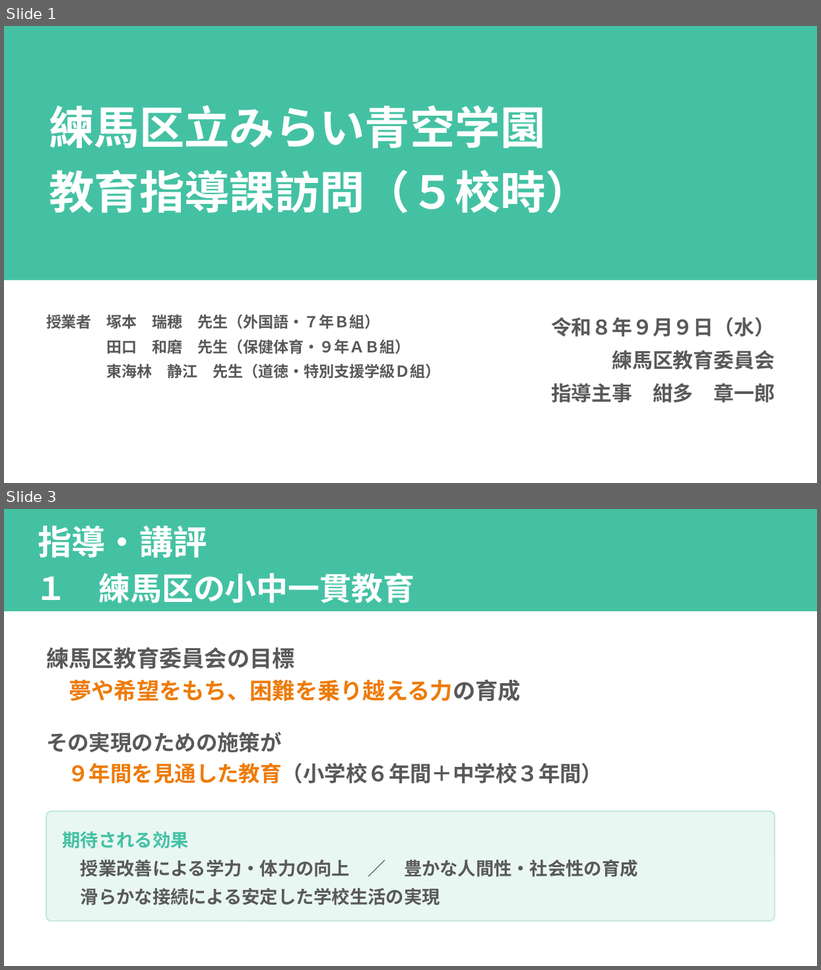
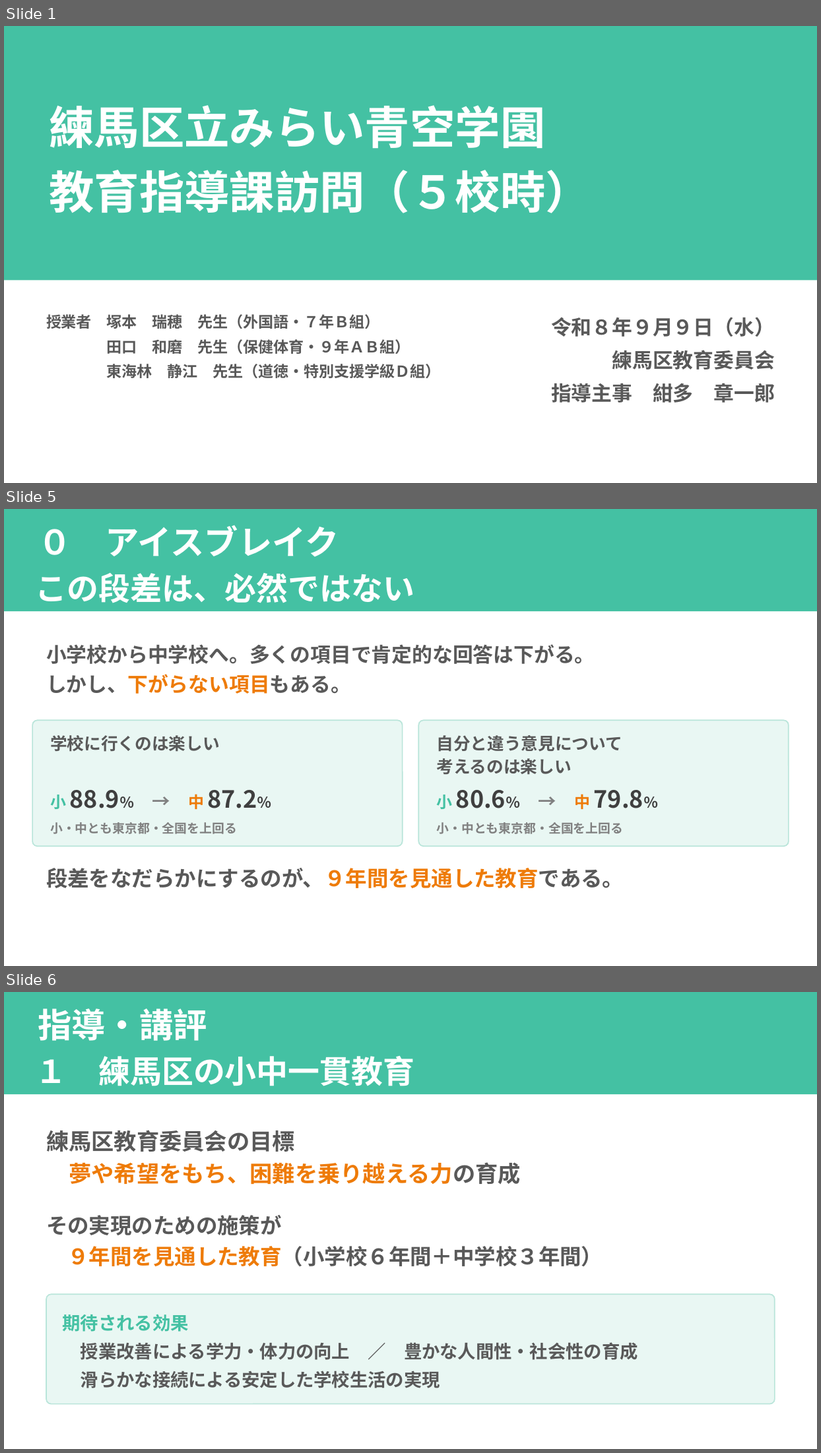
Before and after one commit to contynet730-star/con30, a slide deck: 指導課訪問_みらい青空学園/指導課訪問_５校時指導助言資料_みらい青空学園.pptx. Shown one above the other, each under a label of ours: slides 1 and 3 before the commit, slides 1, 5 and 6 after it; the slides between them are not shown. The pictures are 821x970 and 821x1453 pixels, drawn with LibreOffice and Linux fonts; fonts in the diff are those of the drawing. Boxes give left, top, right and bottom in pixels: in the first picture for what was removed or moved away, otherwise in the second. Text is boxed around its words. In the diff, an @@ line names an element or a change of style, - is before the commit and + after.

```diff
--- a/指導課訪問_みらい青空学園/指導課訪問_５校時指導助言資料_みらい青空学園.pptx
+++ b/指導課訪問_みらい青空学園/指導課訪問_５校時指導助言資料_みらい青空学園.pptx
@@ slide 5 added at (4,509,817,966), background #FFFFFF @@
@@ rectangle added at (4,509,817,611), fill #44C1A3, 28 pt, text #FFFFFF, bold @@
+０ アイスブレイク
+この段差は、必然ではない
@@ text added at (46,644,595,694), 18 pt, text #595959, bold @@
+小学校から中学校へ。多くの項目で肯定的な回答は下がる。
+しかし、下がらない項目もある。
@@ rounded rectangle added at (32,720,403,846), fill #E9F7F3, outline #B9E5DA 1 pt @@
@@ rounded rectangle added at (418,720,789,846), fill #E9F7F3, outline #B9E5DA 1 pt @@
@@ text added at (50,735,220,752), 15 pt, text #595959, bold @@
+学校に行くのは楽しい
@@ text added at (436,735,622,774), 15 pt, text #595959, bold @@
+自分と違う意見について
+考えるのは楽しい
@@ text added at (50,790,257,809), 21 pt, text #3F3F3F, bold @@
+小 88.9％ → 中 87.2％
@@ text added at (436,790,644,809), 21 pt, text #3F3F3F, bold @@
+小 80.6％ → 中 79.8％
@@ text added at (50,823,237,834), 11 pt, text #808080, bold @@
+小・中とも東京都・全国を上回る
@@ text added at (436,823,623,834), 11 pt, text #808080, bold @@
+小・中とも東京都・全国を上回る
@@ text added at (46,868,624,889), 19 pt, text #595959, bold @@
+段差をなだらかにするのが、９年間を見通した教育である。
@@ what was slide 3 is now slide 6 @@
```
Also in this commit, not shown: 1 slide changed, 2 other slides added, 2 other files.
